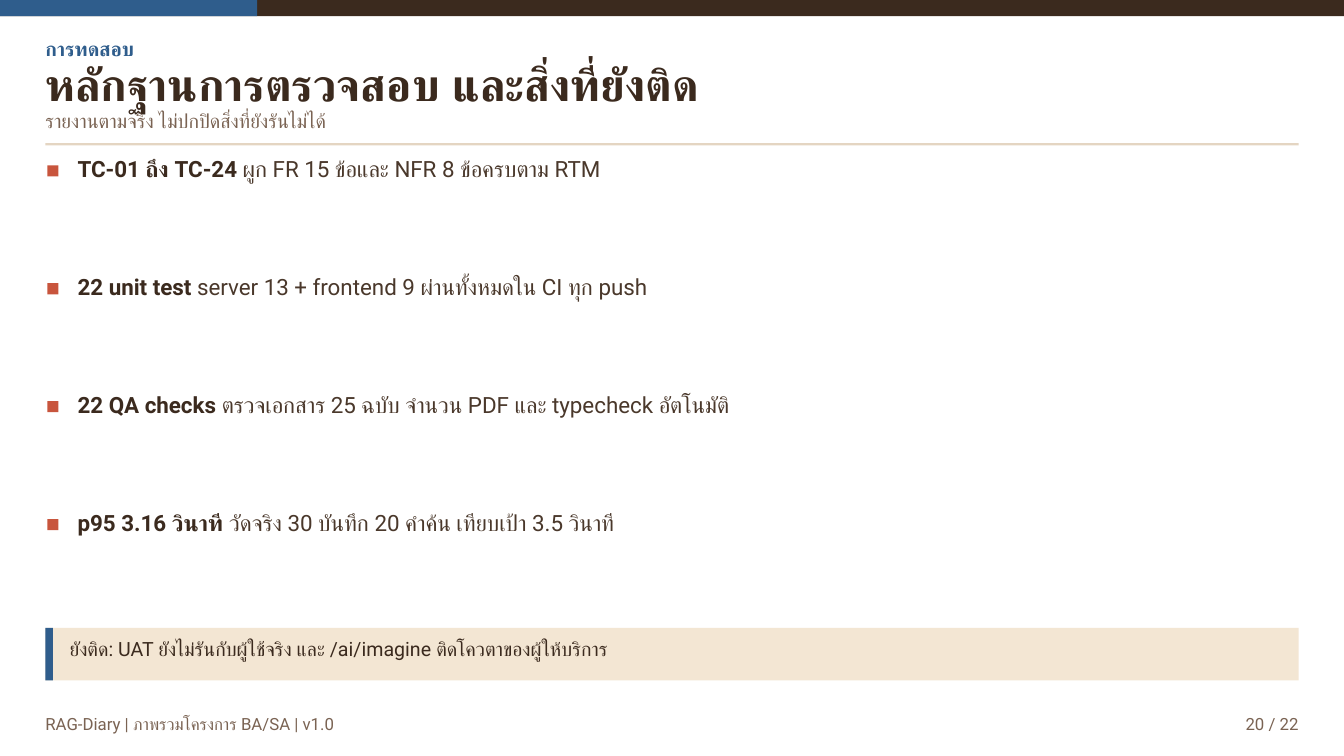
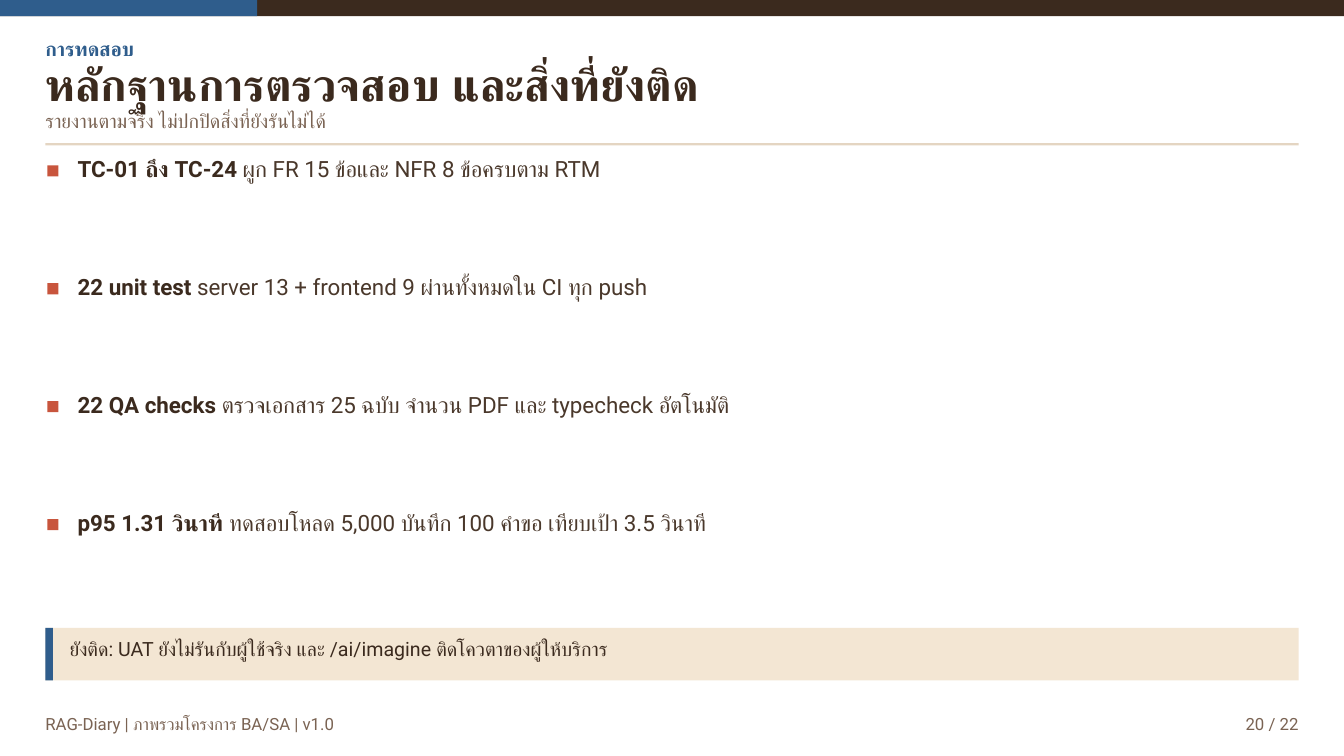
Before and after one commit to Zynin43839/oranut-blueprint, a slide deck: slide 20 of assets/media/deck.pptx. Drawn at 1344x756 pixels with LibreOffice and Linux fonts; fonts in the diff are those of the drawing. Boxes give left, top, right and bottom in pixels: in the first picture for what was removed or moved away, otherwise in the second. Text is boxed around its words. In the diff, an @@ line names an element or a change of style, - is before the commit and + after.

```diff
--- a/assets/media/deck.pptx
+++ b/assets/media/deck.pptx
@@ text at <box>78,514,705,536</box>: text changed @@
-p95 3.16 วินาที วัดจริง 30 บันทึก 20 คำค้น เทียบเป้า 3.5 วินาที
+p95 1.31 วินาที ทดสอบโหลด 5,000 บันทึก 100 คำขอ เทียบเป้า 3.5 วินาที
```
Also in this commit, not shown: 1 other slide changed, 7 other files.
